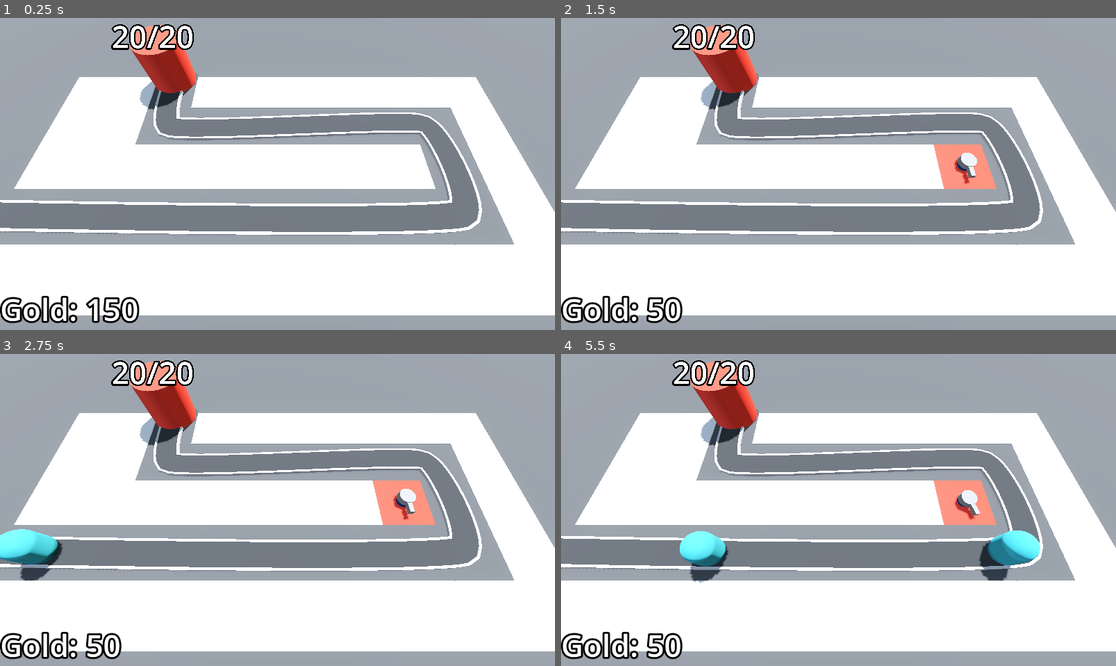
Above: before the commit, frames 1-4 (two rows, left to right).
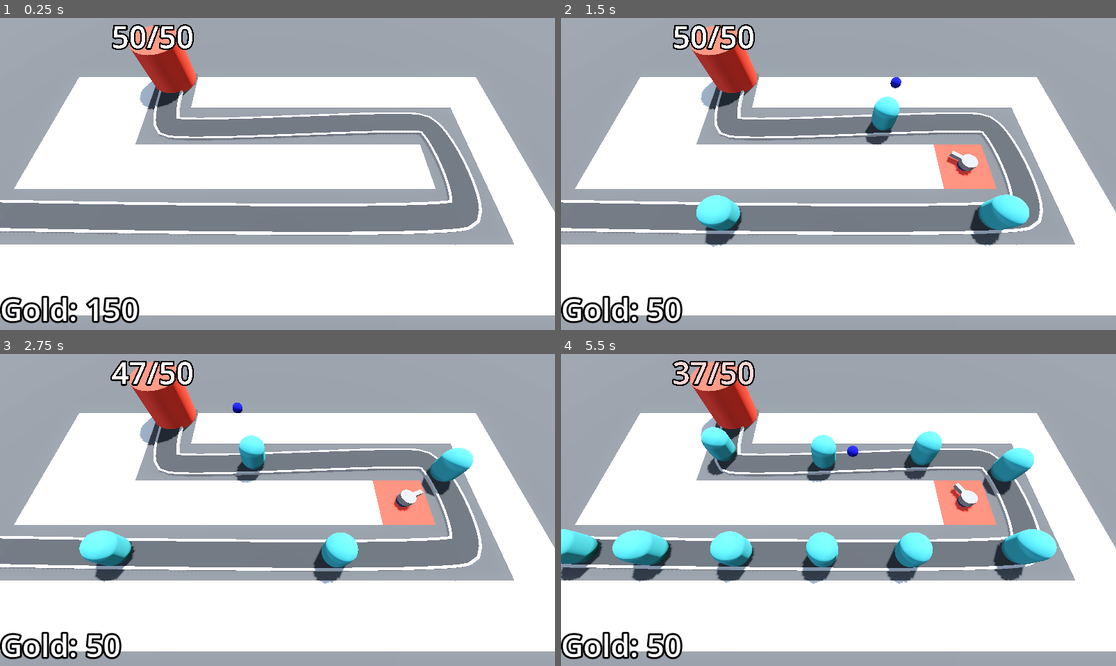
Above: after the commit, the same moments.

Repository: roomno17/Barbarian-Blaster
Game: Godot game, scene res://base_level.tscn
Two runs of this game, one before a commit and one after it. Both use one fixed random seed, a clock stepped at 60 frames per second and the inputs below.
Inputs (mouse positions are in pixels of both pictures, inside the frame that each line leads up to):
- Up to frame 1 (0.25 s): no input
- Up to frame 2 (1.5 s): move the mouse to (960, 158) at 0.52 s; click (960, 158) at 0.6 s; move the mouse to (727, 189) at 1.27 s; click (727, 189) at 1.35 s
- Up to frame 3 (2.75 s): move the mouse to (333, 441) at 2.02 s; click (333, 441) at 2.1 s
- Up to frame 4 (5.5 s): move the mouse to (810, 572) at 2.77 s; click (810, 572) at 2.85 s; move the mouse to (1005, 556) at 3.52 s; click (1005, 556) at 3.6 s; move the mouse to (672, 463) at 4.27 s; click (672, 463) at 4.35 s; move the mouse to (866, 510) at 5.02 s; click (866, 510) at 5.1 s

The runs differ from the first frame. In frame 1, 0.3% of the frame differs, in the area x 20-32%, y 2-11%; in frame 2, 3.2%; in frame 3, 5.3%; in frame 4, 10%, in the area x 0-90%, y 2-74%.
Error before the commit: Parse Error: Mixed use of tabs and spaces for indentation. (res://difficulty_manager.tscn::GDScript_4wcil:15)

Commit message:
added game end

Diff:
--- a/Base/base.gd
+++ b/Base/base.gd
@@ -15,7 +15,7 @@
 @onready var label_3d: Label3D = $Label3D
 
 func _ready() -> void:
-	Engine.time_scale=1
+	Engine.time_scale=5
 	health = max_health
 
 func take_damage() -> void:
--- a/base_level.tscn
+++ b/base_level.tscn
@@ -44,26 +44,26 @@
 outline_size = 16
 outline_color = Color(0, 0, 0, 1)
 
-[node name="BaseLevel" type="Node3D"]
+[node name="BaseLevel" type="Node3D" unique_id=2052885382]
 
-[node name="WorldEnvironment" type="WorldEnvironment" parent="."]
+[node name="WorldEnvironment" type="WorldEnvironment" parent="." unique_id=1543278879]
 environment = SubResource("Environment_5vx1e")
 
-[node name="DirectionalLight3D" type="DirectionalLight3D" parent="."]
+[node name="DirectionalLight3D" type="DirectionalLight3D" parent="." unique_id=594256452]
 transform = Transform3D(-0.8660254, -0.43301278, 0.25, 0, 0.49999997, 0.86602545, -0.50000006, 0.75, -0.43301266, 0, 0, 0)
 shadow_enabled = true
 
-[node name="CSGBox3D" type="CSGBox3D" parent="."]
+[node name="CSGBox3D" type="CSGBox3D" parent="." unique_id=1826869801]
 transform = Transform3D(1, 0, 0, 0, 1, 0, 0, 0, 1, 0, -1, 0)
 size = Vector3(100, 2, 100)
 material = SubResource("StandardMaterial3D_bo3yr")
 
-[node name="RayPickerCamera" parent="." node_paths=PackedStringArray("gridmap", "turret_manager") instance=ExtResource("1_3o4py")]
+[node name="RayPickerCamera" parent="." unique_id=498938113 node_paths=PackedStringArray("gridmap", "turret_manager") instance=ExtResource("1_3o4py")]
 transform = Transform3D(1, 0, 0, 0, 0.42261824, 0.9063078, 0, -0.9063078, 0.42261824, 0, 14.5, 9.5)
 gridmap = NodePath("../GridMap")
 turret_manager = NodePath("../TurretManager")
 
-[node name="GridMap" type="GridMap" parent="."]
+[node name="GridMap" type="GridMap" parent="." unique_id=1249930910]
 mesh_library = ExtResource("1_bo3yr")
 cell_size = Vector3(4, 4, 4)
 cell_center_y = false
@@ -72,13 +72,13 @@
 }
 metadata/_editor_floor_ = Vector3(0, 0, 0)
 
-[node name="Path3D" type="Path3D" parent="." node_paths=PackedStringArray("difficulty_manager")]
+[node name="Path3D" type="Path3D" parent="." unique_id=244187357 node_paths=PackedStringArray("difficulty_manager")]
 curve = SubResource("Curve3D_bo3yr")
 script = ExtResource("3_u2wky")
 enemy_scene = ExtResource("2_5vx1e")
 difficulty_manager = NodePath("../Difficulty_Manager")
 
-[node name="Road" type="CSGPolygon3D" parent="Path3D"]
+[node name="Road" type="CSGPolygon3D" parent="Path3D" unique_id=1529595389]
 polygon = PackedVector2Array(-1, 0, -1, 0.2, 1, 0.2, 1, 0)
 mode = 2
 path_node = NodePath("..")
@@ -93,7 +93,7 @@
 path_joined = false
 material = SubResource("StandardMaterial3D_5vx1e")
 
-[node name="LeftEdge" type="CSGPolygon3D" parent="Path3D"]
+[node name="LeftEdge" type="CSGPolygon3D" parent="Path3D" unique_id=1049400759]
 polygon = PackedVector2Array(-1.1, 0, -1.1, 0.25, -0.9, 0.25, -0.9, 0)
 mode = 2
 path_node = NodePath("..")
@@ -108,7 +108,7 @@
 path_joined = false
 material = SubResource("StandardMaterial3D_eesb3")
 
-[node name="RightEdge" type="CSGPolygon3D" parent="Path3D"]
+[node name="RightEdge" type="CSGPolygon3D" parent="Path3D" unique_id=1314038439]
 polygon = PackedVector2Array(1.1, 0, 1.1, 0.25, 0.9, 0.25, 0.9, 0)
 mode = 2
 path_node = NodePath("..")
@@ -123,31 +123,34 @@
 path_joined = false
 material = SubResource("StandardMaterial3D_eesb3")
 
-[node name="Timer" type="Timer" parent="Path3D"]
+[node name="Timer" type="Timer" parent="Path3D" unique_id=9325962]
 wait_time = 2.0
 autostart = true
 
-[node name="Base" parent="." instance=ExtResource("3_eesb3")]
+[node name="Base" parent="." unique_id=2098832859 instance=ExtResource("3_eesb3")]
 transform = Transform3D(1, 0, 0, 0, 1, 0, 0, 0, 1, -10.17345, 0, -7.665709)
+max_health = 50
 
-[node name="TurretManager" type="Node3D" parent="." node_paths=PackedStringArray("enemy_path")]
+[node name="TurretManager" type="Node3D" parent="." unique_id=1188152997 node_paths=PackedStringArray("enemy_path")]
 script = ExtResource("5_u2wky")
 turret = ExtResource("6_2elnx")
 enemy_path = NodePath("../Path3D")
 
-[node name="Bank" type="MarginContainer" parent="." groups=["bank"]]
+[node name="Bank" type="MarginContainer" parent="." unique_id=1675837458 groups=["bank"]]
 offset_right = 1152.0
 offset_bottom = 648.0
 mouse_filter = 2
 script = ExtResource("8_bkkah")
 
-[node name="Label" type="Label" parent="Bank"]
+[node name="Label" type="Label" parent="Bank" unique_id=341660240]
 layout_mode = 2
 size_flags_horizontal = 0
 size_flags_vertical = 8
 text = "Gold: 150"
 label_settings = SubResource("LabelSettings_2elnx")
 
-[node name="Difficulty_Manager" parent="." instance=ExtResource("9_xjg0i")]
+[node name="Difficulty_Manager" parent="." unique_id=55959099 instance=ExtResource("9_xjg0i")]
+
+[node name="CanvasLayer" type="CanvasLayer" parent="." unique_id=708781460]
 
 [connection signal="timeout" from="Path3D/Timer" to="Path3D" method="_on_timer_timeout"]
--- a/difficulty_manager.tscn
+++ b/difficulty_manager.tscn
@@ -6,6 +6,7 @@
 @export var spawn_time_curve : Curve
 @export var enemy_health_curve : Curve
 @export var game_length :=30
+signal stop_spawning
 func _ready() -> void:
 	timer.start(game_length)
 func _process(delta: float) -> void:
@@ -16,7 +17,11 @@
 func get_spawn_time()->float:
 	return spawn_time_curve.sample(game_progress_ratio())
 func get_enemy_health()->float:
-	 return enemy_health_curve.sample(game_progress_ratio())
+	return enemy_health_curve.sample(game_progress_ratio())
+
+
+func _on_timer_timeout() -> void:
+	stop_spawning.emit()
 "
 
 [sub_resource type="Curve" id="Curve_4wcil"]
@@ -29,12 +34,13 @@
 _data = [Vector2(0, 10), 0.0, 101.69454, 0, 0, Vector2(1, 150), 140.0, 0.0, 1, 0]
 point_count = 2
 
-[node name="Difficulty_Manager" type="Node"]
+[node name="Difficulty_Manager" type="Node" unique_id=1935097586]
 script = SubResource("GDScript_4wcil")
 spawn_time_curve = SubResource("Curve_4wcil")
 enemy_health_curve = SubResource("Curve_0d281")
-game_length = null
 
-[node name="Timer" type="Timer" parent="."]
+[node name="Timer" type="Timer" parent="." unique_id=582511710]
 one_shot = true
 autostart = true
+
+[connection signal="timeout" from="Timer" to="." method="_on_timer_timeout"]
--- a/path_3d.gd
+++ b/path_3d.gd
@@ -6,6 +6,7 @@
 func spawn_enemy():
 	var enemyinst = enemy_scene.instantiate()
 	add_child(enemyinst)
+	enemyinst.max_health = difficulty_manager.get_enemy_health()
 	timer.wait_time = difficulty_manager.get_spawn_time()
 	print(timer.wait_time)
 	print(difficulty_manager.get_spawn_time())
--- a/project.godot
+++ b/project.godot
@@ -8,11 +8,15 @@
 
 config_version=5
 
+[animation]
+
+compatibility/default_parent_skeleton_in_mesh_instance_3d=true
+
 [application]
 
 config/name="Barbarian Blaster"
 run/main_scene="uid://dtcnxxofouqf8"
-config/features=PackedStringArray("4.5", "Forward Plus")
+config/features=PackedStringArray("4.6", "Forward Plus")
 config/icon="res://icon.svg"
 
 [global_group]
Not shown: 1 places in MeshLibraries/space_library.tres that only renumber resources
Not shown: 1 places in base_level.tscn that only renumber resources
Not shown: 1 places in difficulty_manager.tscn that only renumber resources
